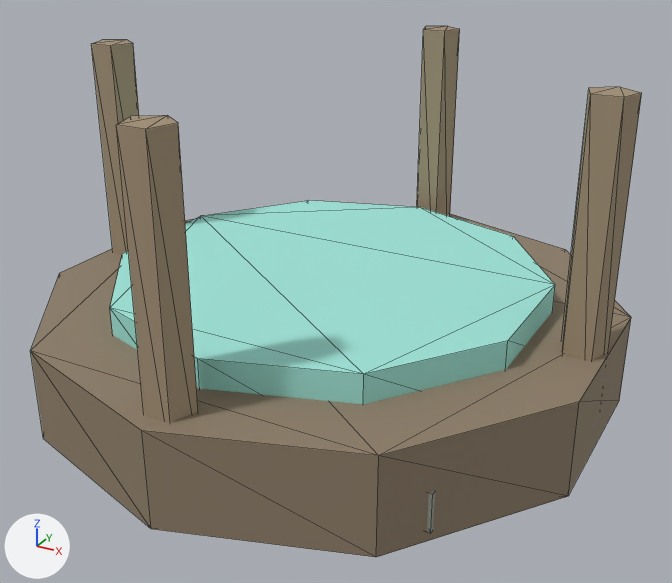
A saved change to the glTF model assets/models/grove/grove_mire_pool.glb.
Rendered twice from a camera (50 mm lens) standing at (23.0, -41.1, 26.3) and looking at (0.9, -1.0, 6.2). Every picture has the same lights, and +X, +Y and +Z are marked at lower left. The first picture is the older version. Mesh edges are drawn as thin lines. Vertices at exactly the same position are counted once.

Names of what the first picture shows: 'grove_mire_pool'.
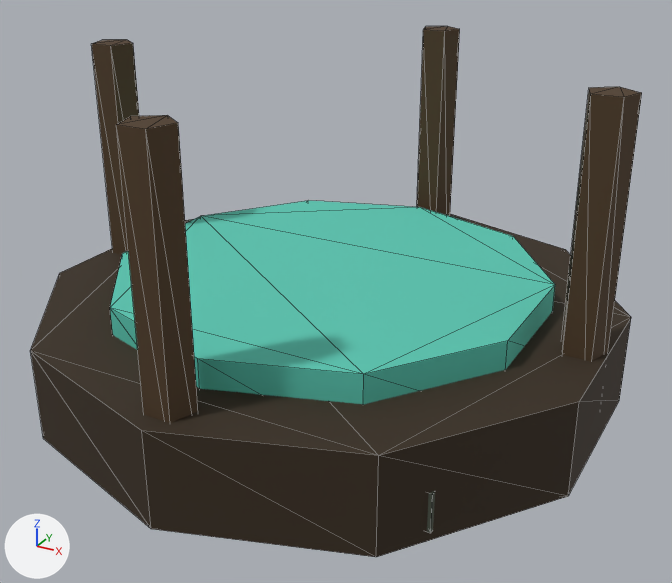
Diff of the bpy script that builds the scene:
```diff
--- a/assets/models/grove/grove_mire_pool.glb.py
+++ b/assets/models/grove/grove_mire_pool.glb.py
@@ me_cube @@
 me_cube.from_pydata(...)  # 88 vertices, 148 faces; spans x -15.2..15.2, y -16.0..16.0, z 0.5..18.0
 # used by ob_grove_mire_pool; location = (0.0, 0.0, 0.0)
+# me_cube part 1: 64 faces centred in x -15.0..15.0, y -15.0..14.9, z 2.0..18.0 are repainted in the vertex colours; the middle colour goes from beige #a29076 to brown #4c3821
+# me_cube part 2: 36 faces centred in x -15.2..15.2, y -15.0..15.0, z 0.5..5.5 are repainted in the vertex colours; the middle colour goes from brown #8e7e69 to brown #362919
+# me_cube part 3: 36 faces centred in x -11.4..11.4, y -11.2..11.2, z 3.0..7.0 are repainted in the vertex colours; the middle colour goes from cyan #a0e5da to cyan #59c7b2
+# me_cube part 4: 12 faces centred in x -11.0..11.0, y -11.0..11.0, z 1.0..3.0 are repainted in the vertex colours; the middle colour goes from grey #959b90 to dark grey #4c5447
 me_cube.materials.append(mat_main)
```

Where the change shows, as pixel boxes [x1, y1, x2, y2] in the pictures (672 x 583 px):
part 1 of me_cube, recoloured (beige to brown)
    both: [92, 26, 642, 423]
part 2 of me_cube, recoloured (darker)
    both: [30, 214, 631, 557]
part 3 of me_cube, recoloured (darker)
    both: [110, 200, 555, 404]
part 4 of me_cube, recoloured (grey to dark grey)
    both: [427, 491, 435, 533]
